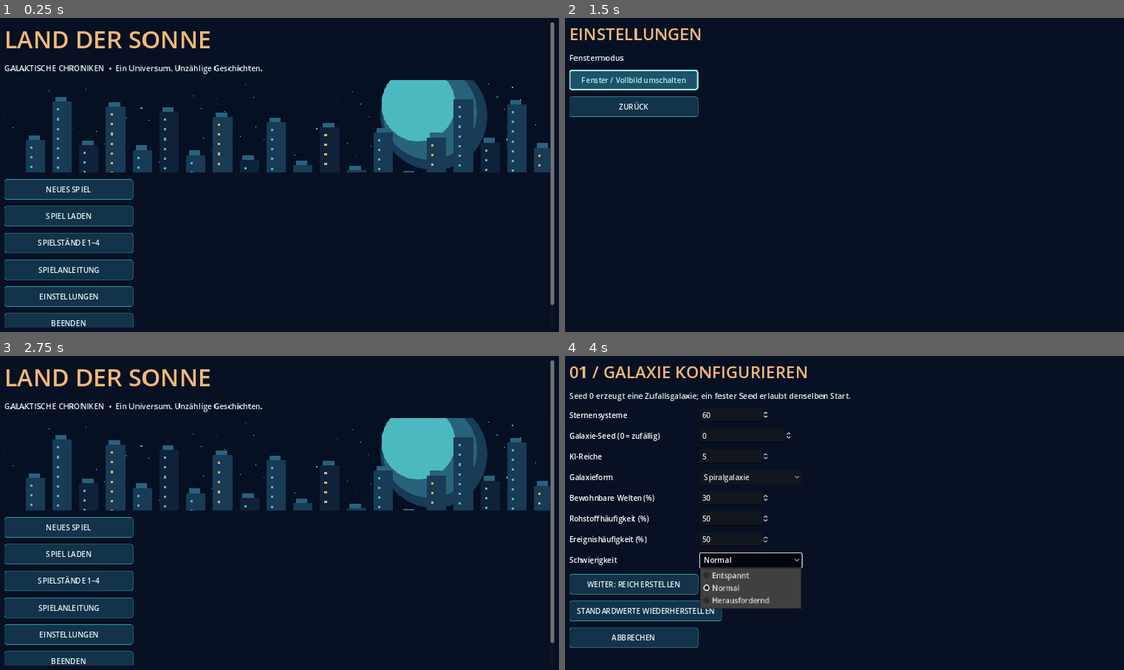
Above: before the commit, frames 1-4 (two rows, left to right).
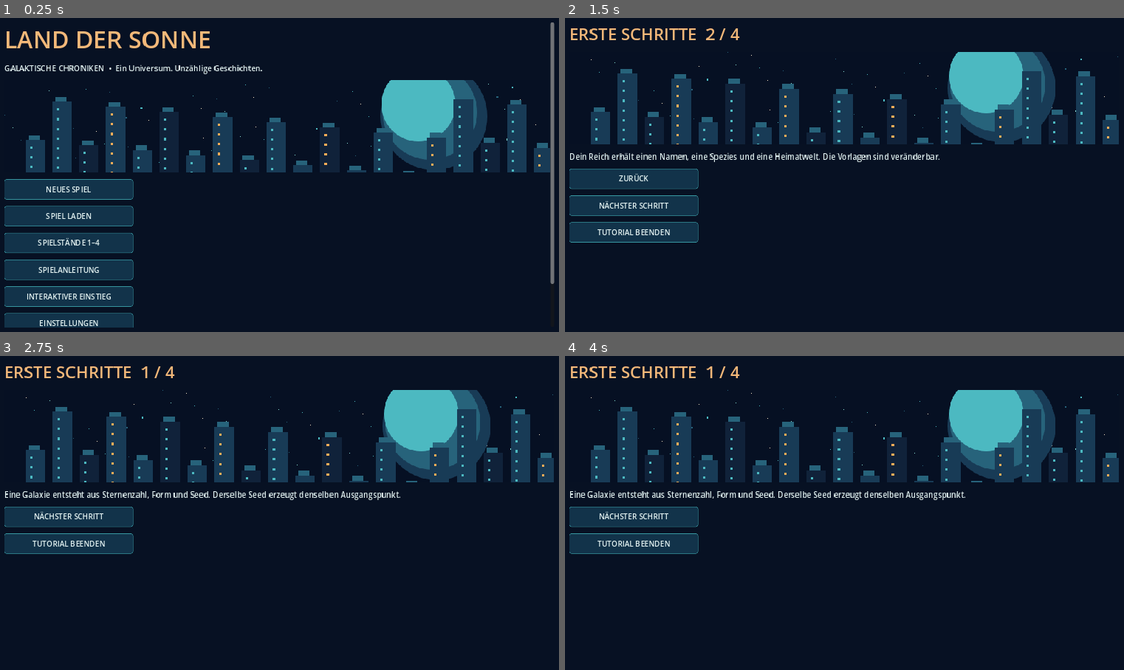
Above: after the commit, the same moments.

Repository: justuslaier-cmyk/Land-der-Sonne
Game: Godot game, scene res://scenes/galaxy.tscn
Two runs of this game, one before a commit and one after it. Both use one fixed random seed, a clock stepped at 60 frames per second and the inputs below.
Inputs (mouse positions are in pixels of both pictures, inside the frame that each line leads up to):
- Up to frame 1 (0.25 s): no input
- Up to frame 2 (1.5 s): click (632, 297) at 0.5 s, where only the run after the commit has a clickable "INTERAKTIVER EINSTIEG"; click "Fenster / Vollbild umschalten" (after the commit: "NÄCHSTER SCHRITT") at 1.25 s
- Up to frame 3 (2.75 s): click "ZURÜCK" at 2 s
- Up to frame 4 (4 s): click (632, 528) at 2.75 s, where only the run before the commit has a clickable "NEUES SPIEL"; click (749, 560) at 3.5 s, where only the run before the commit has a clickable "Normal"

The runs differ from the first frame. In frame 1, 0.4% of the frame differs, in the area x 4-100%, y 84-99%; in frame 2, 18%; in frame 3, 23%; in frame 4, 24%, in the area x 0-100%, y 3-93%.

Commit message:
feat(ux): add four-step interactive onboarding with back, next and new-game transition

Diff:
--- a/game/scripts/galaxy/galaxy_ui.gd
+++ b/game/scripts/galaxy/galaxy_ui.gd
@@ -26,6 +26,7 @@
 var simulation_elapsed: float = 0.0
 var time_status: Label
 var forecast_status: Label
+var tutorial_step: int = 0
 
 func _ready() -> void:
     get_window().title = "Land der Sonne | Galaktische Chroniken"
@@ -208,6 +209,7 @@
     _button("SPIEL LADEN", _load_game)
     _button("SPIELSTÄNDE 1–4", _show_save_slots)
     _button("SPIELANLEITUNG", _show_help)
+    _button("INTERAKTIVER EINSTIEG", _start_tutorial)
     _button("EINSTELLUNGEN", _show_options)
     _button("BEENDEN", func(): get_tree().quit())
     _label("Früher Prototyp • Galaxien können zufällig oder mit festem Seed erzeugt werden.")
@@ -229,6 +231,37 @@
     _label("Tastatur: F1 öffnet diese Hilfe, Esc schließt sie, Leertaste pausiert oder startet die Galaxie.")
     _label("Hinweis: Dies ist eine Anleitung zum experimentellen Prototyp, kein vollständiges interaktives Tutorial.")
     _button("ZUR GALAXIE" if from_game else "ZUM MENÜ", _show_galaxy if from_game else _show_menu)
+
+# A short interactive onboarding that requires user input at each step.
+func _start_tutorial() -> void:
+    tutorial_step = 0
+    _show_tutorial()
+
+func _show_tutorial() -> void:
+    screen = "tutorial"
+    _clear()
+    _title("ERSTE SCHRITTE  %d / 4" % (tutorial_step + 1))
+    _illustration("menu")
+    var steps := [
+        "Eine Galaxie entsteht aus Sternenzahl, Form und Seed. Derselbe Seed erzeugt denselben Ausgangspunkt.",
+        "Dein Reich erhält einen Namen, eine Spezies und eine Heimatwelt. Die Vorlagen sind veränderbar.",
+        "Im Galaxiebildschirm wählst du Sterne und Verwaltungsbereiche. Die Simulation startet pausiert.",
+        "Forschung, Wirtschaft, Diplomatie und Flotten wirken über mehrere Jahre zusammen. F1 öffnet jederzeit die Hilfe."
+    ]
+    _label(steps[tutorial_step])
+    if tutorial_step > 0:
+        _button("ZURÜCK", func():
+            tutorial_step -= 1
+            _show_tutorial()
+        )
+    if tutorial_step < steps.size() - 1:
+        _button("NÄCHSTER SCHRITT", func():
+            tutorial_step += 1
+            _show_tutorial()
+        )
+    else:
+        _button("JETZT SPIEL STARTEN", _begin_new_game)
+    _button("TUTORIAL BEENDEN", _show_menu)
 
 func _show_options() -> void:
     screen = "options"
